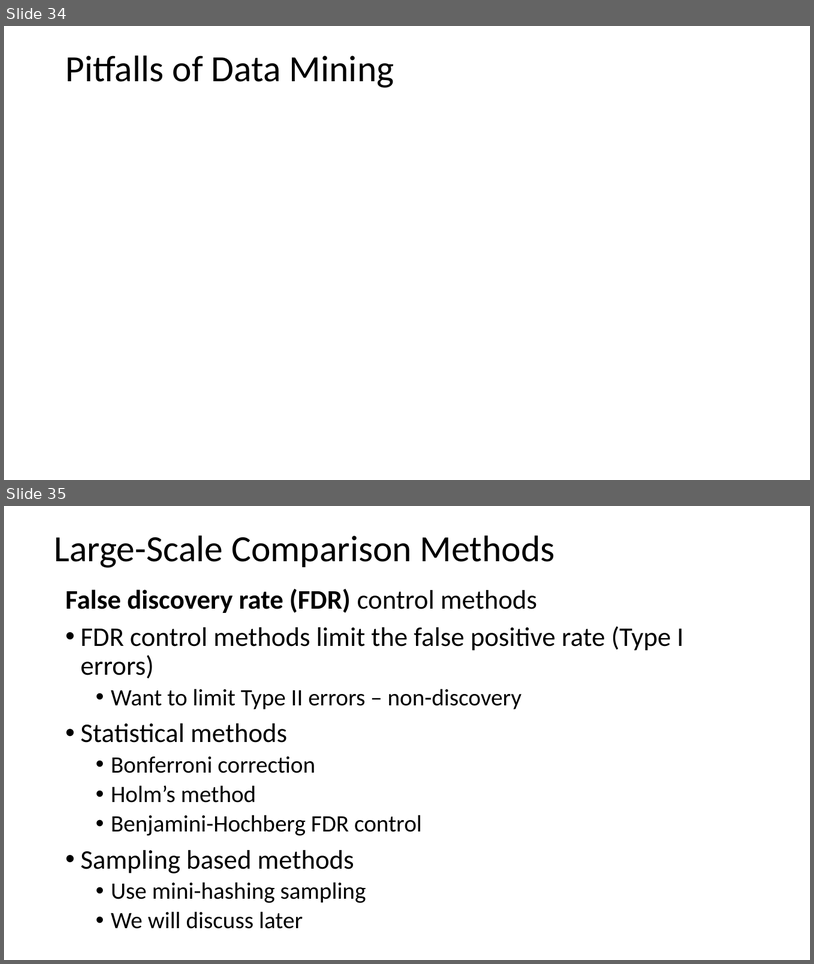
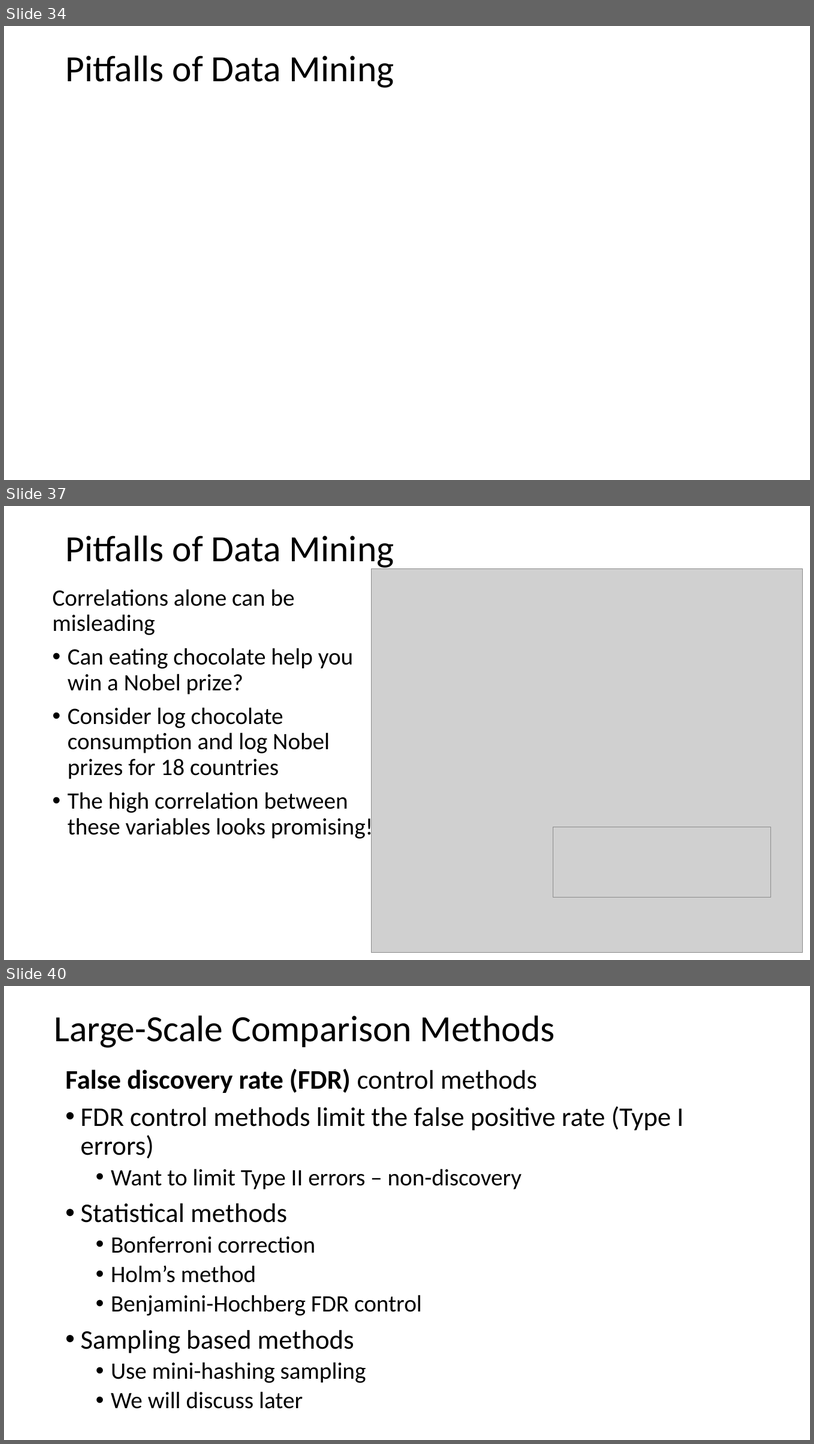
Before and after one commit to StephenElston/CSCI-E-108, a slide deck: slides/1_Introduction.pptx. Shown one above the other, each under a label of ours: slides 34 and 35 before the commit, slides 34, 37 and 40 after it; the slides between them are not shown. The pictures are 814x964 and 814x1444 pixels, drawn with LibreOffice and Linux fonts; fonts in the diff are those of the drawing; grey boxes stand for pictures. Boxes give left, top, right and bottom in pixels: in the first picture for what was removed or moved away, otherwise in the second. Text is boxed around its words. In the diff, an @@ line names an element or a change of style, - is before the commit and + after.

```diff
--- a/slides/1_Introduction.pptx
+++ b/slides/1_Introduction.pptx
@@ slide 37 added at [4, 506, 810, 960], background #FFFFFF @@
@@ text added at [65, 535, 394, 570], 44 pt, text #000000 @@
+Pitfalls of Data Mining
@@ picture added at [372, 569, 803, 952] @@
@@ text added at [53, 589, 374, 840], 28 pt, text #000000 @@
+Correlations alone can be misleading
+• Can eating chocolate help you win a Nobel prize?
+• Consider log chocolate consumption and log Nobel prizes for 18 countries
+• The high correlation between these variables looks promising!
@@ picture added at [553, 826, 771, 897] @@
@@ what was slide 35 is now slide 40 @@
```
Also in this commit, not shown: 4 other slides added, 1 other file.
